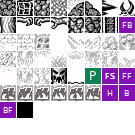
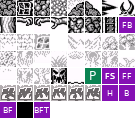
Layered file, before and after one edit (135x135). Changes by layer:
added group "BossFishTrigger" with 2 layers above "BossFish" over left=34, top=102, right=50, bottom=118
added layer "BFT" in group "BossFishTrigger" over left=34, top=107, right=49, bottom=113
added layer "Debug #9" in group "BossFishTrigger" over left=34, top=102, right=50, bottom=118
